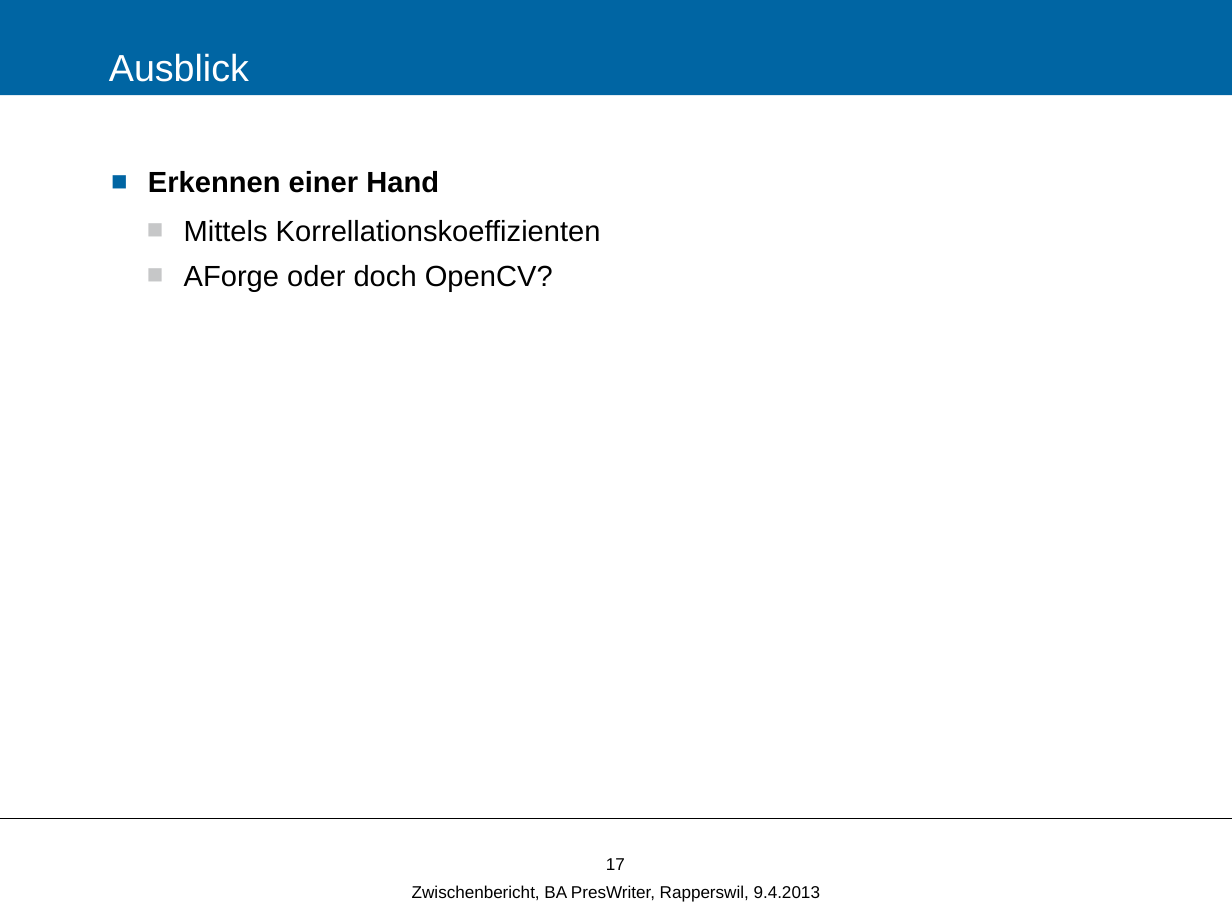
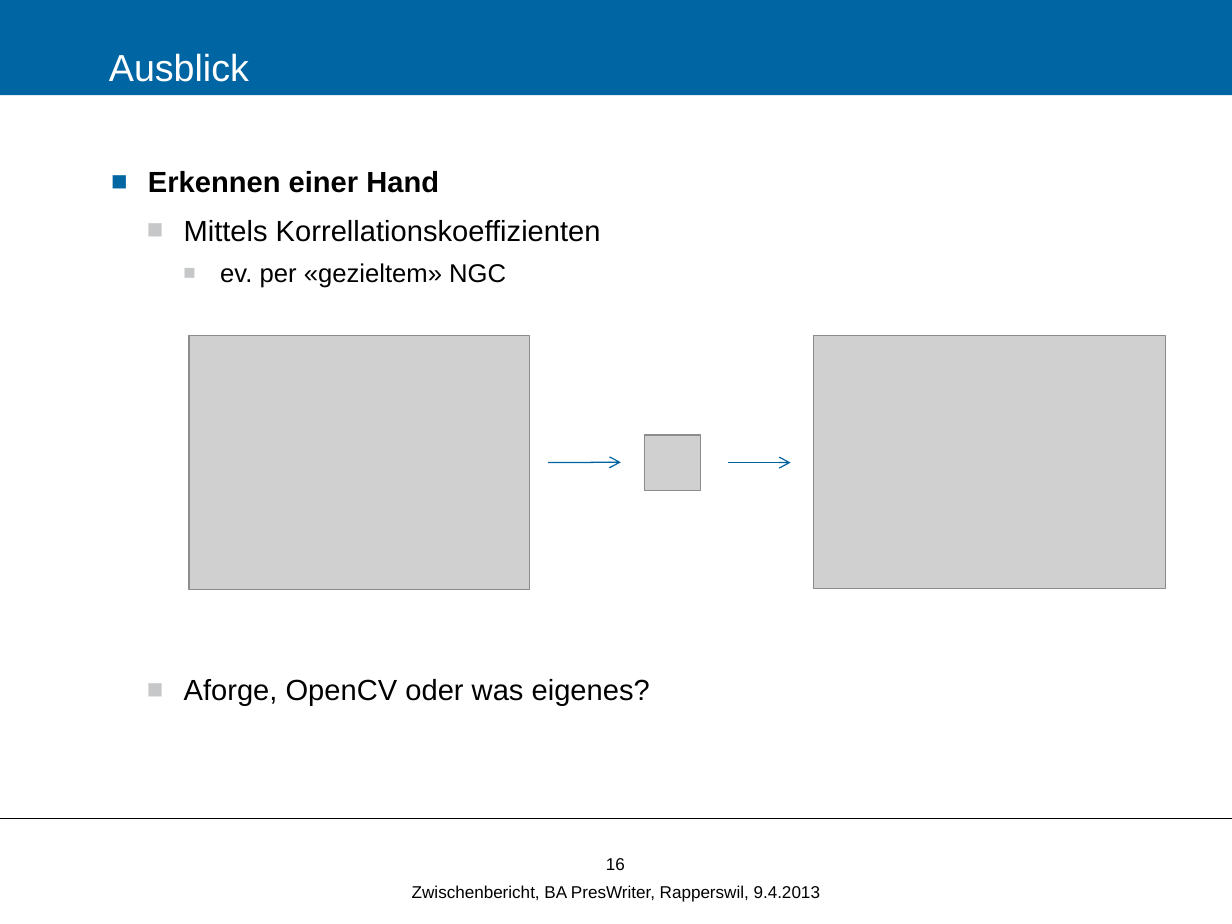
Before and after one commit to Zyklop/Magic-Whiteboard, a slide deck: slide 16 of Doc/Zwischenbericht.pptx (slide 17 before the commit). Drawn at 1232x924 pixels with LibreOffice and Linux fonts; fonts in the diff are those of the drawing; grey boxes stand for pictures; background and template pictures are left out. Boxes give left, top, right and bottom in pixels: in the first picture for what was removed or moved away, otherwise in the second. Text is boxed around its words. In the diff, an @@ line names an element or a change of style, - is before the commit and + after.

```diff
--- a/Doc/Zwischenbericht.pptx
+++ b/Doc/Zwischenbericht.pptx
@@ text at (184, 263, 650, 705): text changed @@
-  ■ AForge oder doch OpenCV?
+    ■ ev. per «gezieltem» NGC
+  ■ Aforge, OpenCV oder was eigenes?
@@ picture added at (190, 336, 530, 590) @@
@@ picture added at (814, 336, 1165, 589) @@
@@ picture added at (644, 435, 701, 490) @@
@@ arrow added from (548, 463) to (621, 462), #00639F 0.75 pt @@
@@ arrow added from (728, 463) to (791, 463), #00639F 0.75 pt @@
@@ page number at (606, 858, 625, 870): text changed @@
-17
+16
```
Also in this commit, not shown: 3 other slides changed, 8 slides removed, 3 other files.
